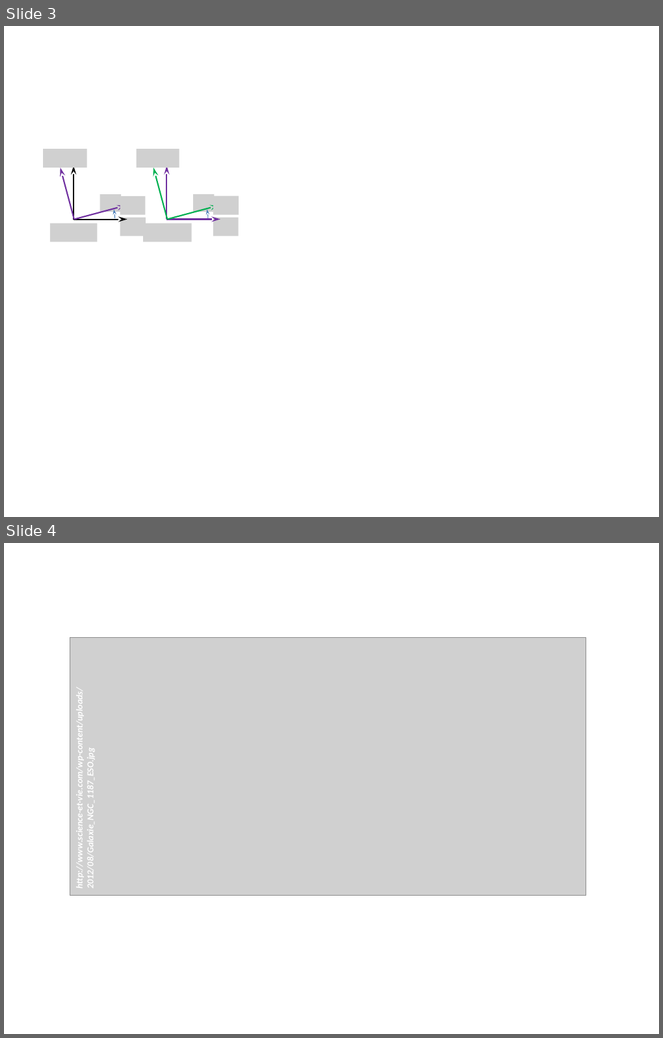
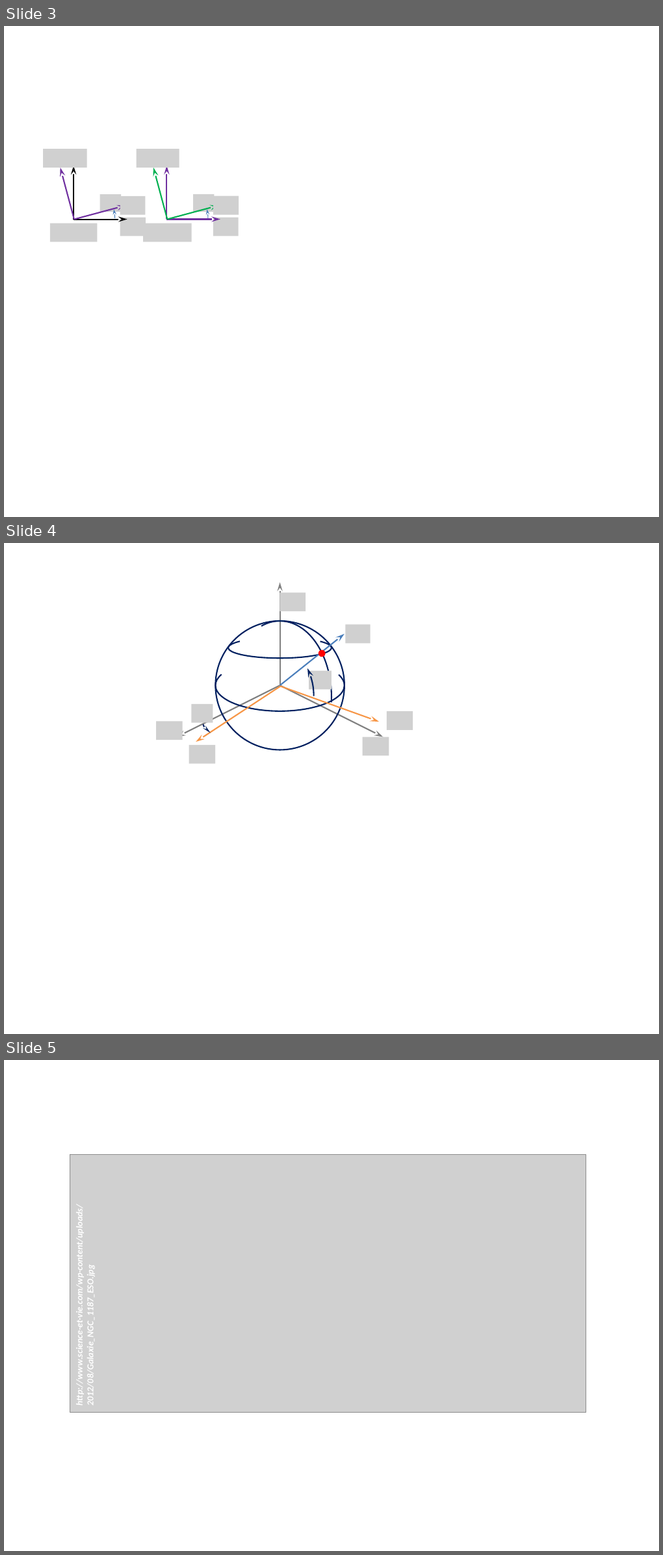
Before and after one commit to xpessoles/TP_Documents, a slide deck: Telescope/EtudeTheorique/images/Figures.pptx. Shown one above the other, each under a label of ours: slides 3 and 4 before the commit, slides 3, 4 and 5 after it. The pictures are 663x1038 and 663x1555 pixels, drawn with LibreOffice and Linux fonts; fonts in the diff are those of the drawing; grey boxes stand for pictures. Boxes give left, top, right and bottom in pixels: in the first picture for what was removed or moved away, otherwise in the second. Text is boxed around its words. In the diff, an @@ line names an element or a change of style, - is before the commit and + after.

```diff
--- a/Telescope/EtudeTheorique/images/Figures.pptx
+++ b/Telescope/EtudeTheorique/images/Figures.pptx
@@ slide 4 added at (x1=4, y1=543, x2=659, y2=1034), background #FFFFFF @@
@@ arrow added from (280, 686) to (280, 582), #808080 1.5 pt @@
@@ picture added at (x1=280, y1=593, x2=306, y2=612) @@
@@ arc (boxed as its full ellipse) added at (x1=188, y1=616, x2=363, y2=756), outline #002060 1.5 pt @@
@@ arc (boxed as its full ellipse) added at (x1=228, y1=620, x2=331, y2=772), outline #002060 1.5 pt @@
@@ ellipse added at (x1=216, y1=621, x2=345, y2=750), outline #002060 1.5 pt @@
@@ arc (boxed as its full ellipse) added at (x1=229, y1=637, x2=332, y2=657), outline #002060 1.5 pt @@
@@ arrow added from (280, 686) to (345, 634), #4B7EBC 1.5 pt @@
@@ picture added at (x1=345, y1=624, x2=370, y2=643) @@
@@ arc (boxed as its full ellipse) added at (x1=216, y1=659, x2=345, y2=711), outline #002060 1.5 pt @@
@@ arc (boxed as its full ellipse) added at (x1=247, y1=648, x2=314, y2=746), outline #002060 1.5 pt @@
@@ ellipse added at (x1=319, y1=651, x2=324, y2=656), fill #FF0000, outline #FF0000 2 pt @@
@@ picture added at (x1=309, y1=671, x2=332, y2=690) @@
@@ arrow added from (280, 686) to (177, 737), #808080 1.5 pt @@
@@ arrow added from (280, 687) to (196, 742), #F79646 1.5 pt @@
@@ arrow added from (280, 686) to (384, 737), #808080 1.5 pt @@
@@ arrow added from (280, 687) to (380, 722), #F79646 1.5 pt @@
@@ picture added at (x1=191, y1=704, x2=213, y2=723) @@
@@ picture added at (x1=387, y1=711, x2=413, y2=730) @@
@@ picture added at (x1=156, y1=721, x2=182, y2=740) @@
@@ picture added at (x1=362, y1=737, x2=389, y2=756) @@
@@ picture added at (x1=189, y1=745, x2=216, y2=764) @@
@@ what was slide 4 is now slide 5 @@
```
Also in this commit, not shown: 1 other slide added, 6 other files.
